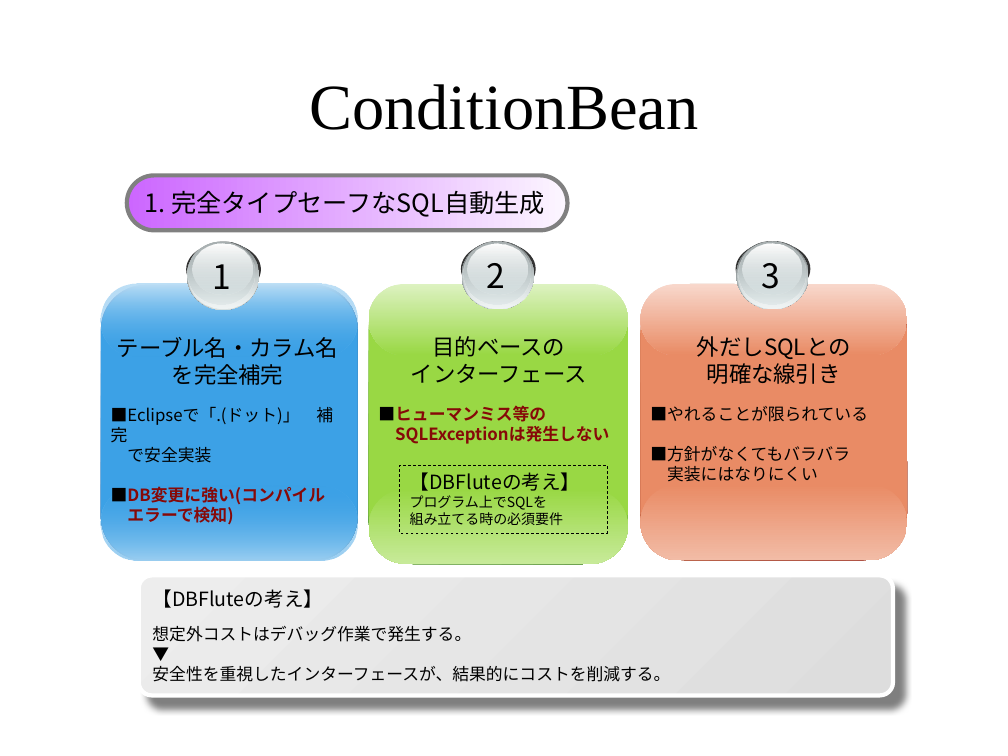
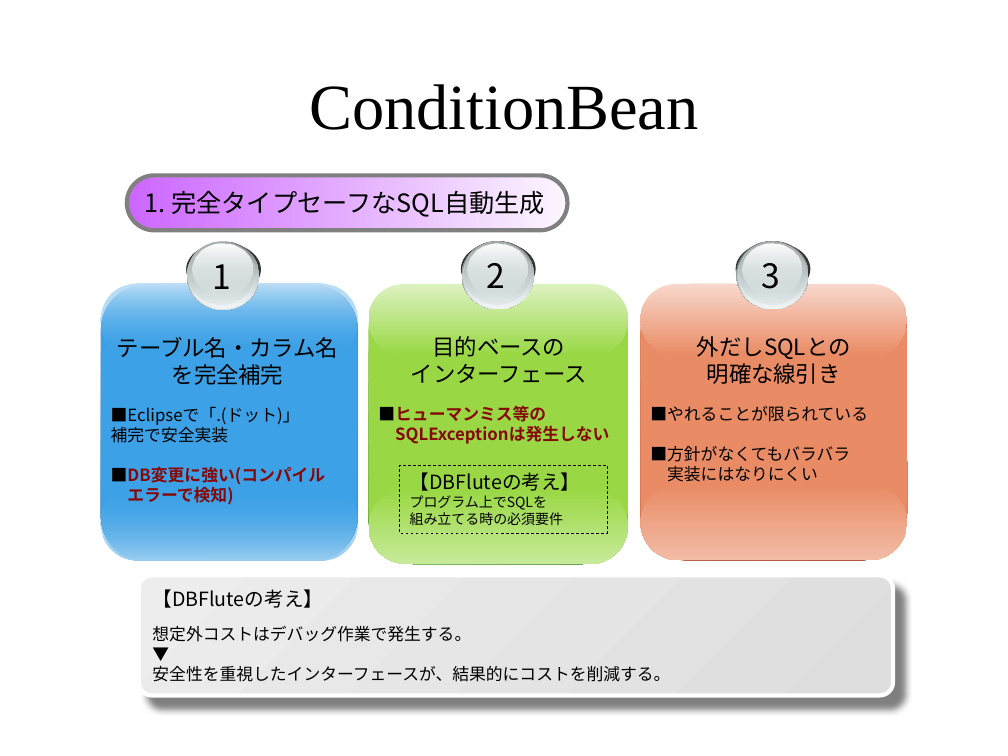
Before and after one commit to seasarorg/dbflute, a slide deck: slide 4 of dbflute/etc/doc/ref/session/resource/sc2008spring_a2_dbflute.pptx (slide 3 before the commit). Drawn at 1008x756 pixels with LibreOffice and Linux fonts; fonts in the diff are those of the drawing; background and template pictures are left out. Boxes give left, top, right and bottom in pixels: in the first picture for what was removed or moved away, otherwise in the second. Text is boxed around its words. In the diff, an @@ line names an element or a change of style, - is before the commit and + after.

```diff
--- a/dbflute/etc/doc/ref/session/resource/sc2008spring_a2_dbflute.pptx
+++ b/dbflute/etc/doc/ref/session/resource/sc2008spring_a2_dbflute.pptx
@@ text at bbox=[111, 406, 300, 443]: text changed @@
-■Eclipseで「.(ドット)」 補完
-で安全実装
+■Eclipseで「.(ドット)」 補完で安全実装
```
Also in this commit, not shown: 1 other slide changed, 1 slide added.
